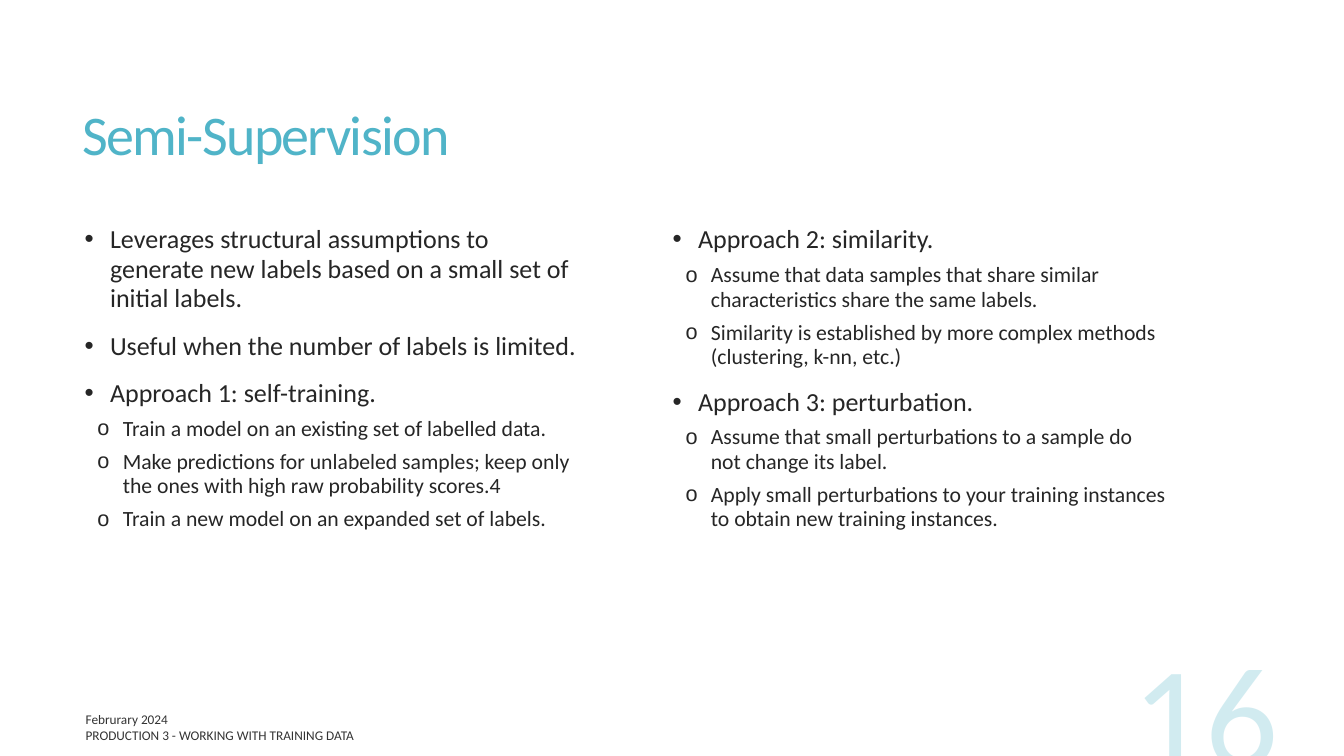
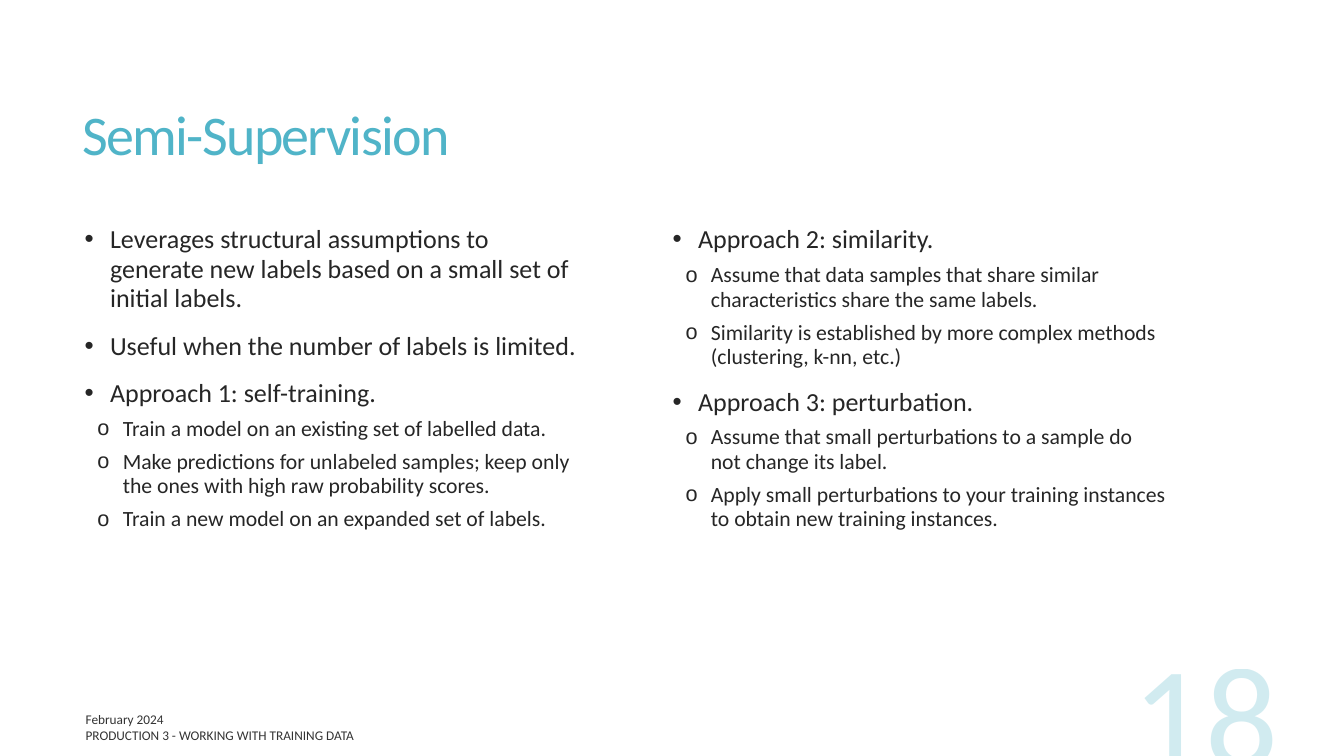
Before and after one commit to UofT-DSI/production, a slide deck: slide 18 of docs/part_3/production_3.pptx (slide 16 before the commit). Drawn at 1344x756 pixels with LibreOffice and Linux fonts; fonts in the diff are those of the drawing. Boxes give left, top, right and bottom in pixels: in the first picture for what was removed or moved away, otherwise in the second. Text is boxed around its words. In the diff, an @@ line names an element or a change of style, - is before the commit and + after.

```diff
--- a/docs/part_3/production_3.pptx
+++ b/docs/part_3/production_3.pptx
@@ text at (123,454,570,497): text changed @@
-  o Make predictions for unlabeled samples; keep only the ones with high raw probability scores.4
+  o Make predictions for unlabeled samples; keep only the ones with high raw probability scores.
@@ page number at (966,648,1289,756): text changed @@
-16
+18
@@ text at (86,715,164,726): text changed @@
-Februrary 2024
+February 2024
```
Also in this commit, not shown: 23 other slides changed, 4 slides added, 11 other files.
